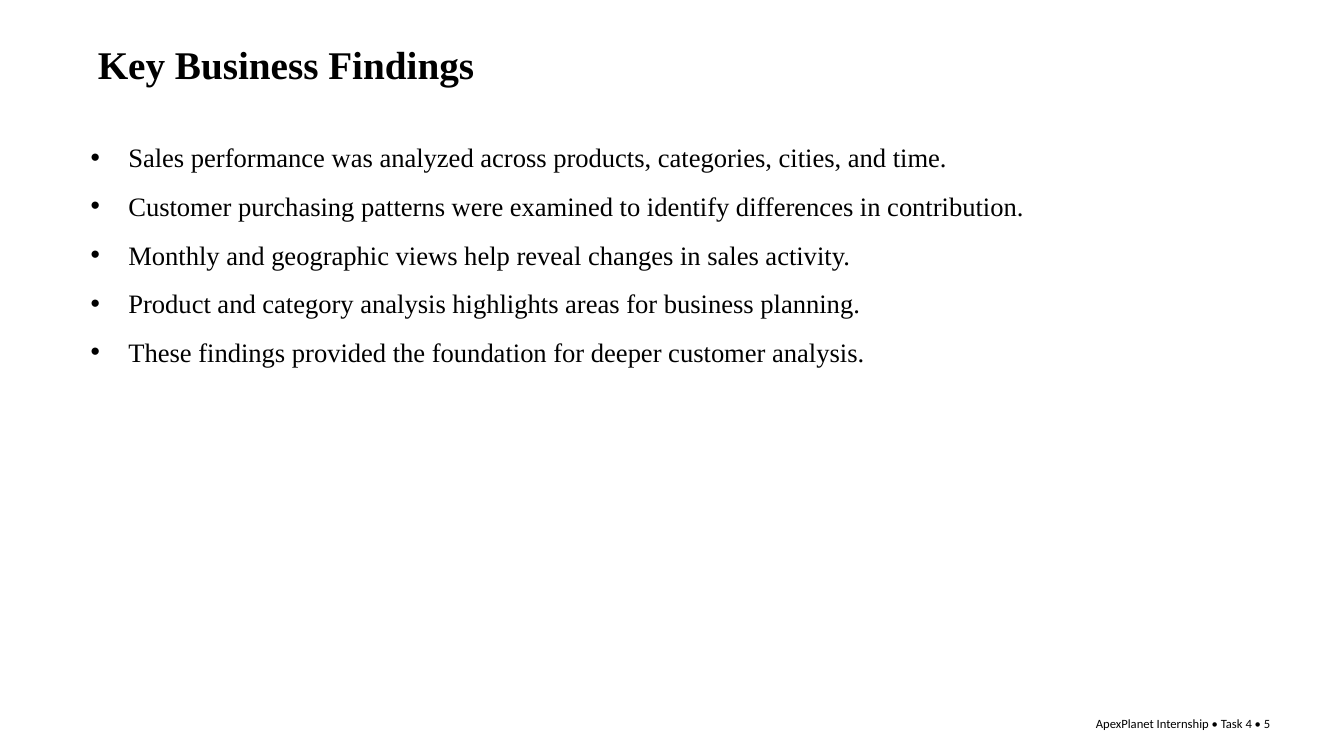
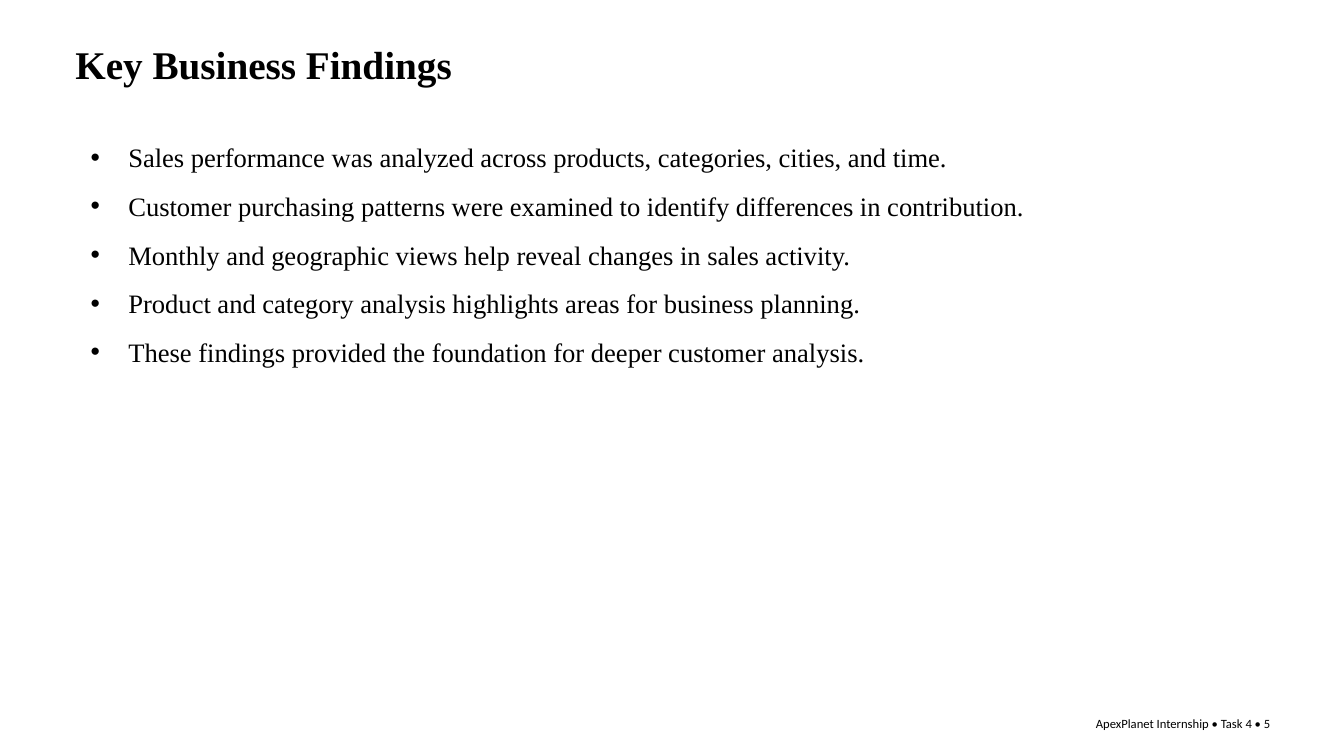
Before and after one commit to Supriya-2604/SupriyaEnjam-DataAnalyst-Internship-Portfolio, a slide deck: slide 5 of presentation/Final_Presentation.pptx. Drawn at 1344x756 pixels with LibreOffice and Linux fonts; fonts in the diff are those of the drawing. Boxes give left, top, right and bottom in pixels: in the first picture for what was removed or moved away, otherwise in the second. Text is boxed around its words. In the diff, an @@ line names an element or a change of style, - is before the commit and + after.

```diff
--- a/presentation/Final_Presentation.pptx
+++ b/presentation/Final_Presentation.pptx
@@ text "Key Business Findings": place and size @@
-text "Key Business Findings" at (98, 51, 474, 87)
+text "Key Business Findings" at (75, 51, 452, 87)
```
Also in this commit, not shown: 11 other slides changed.
